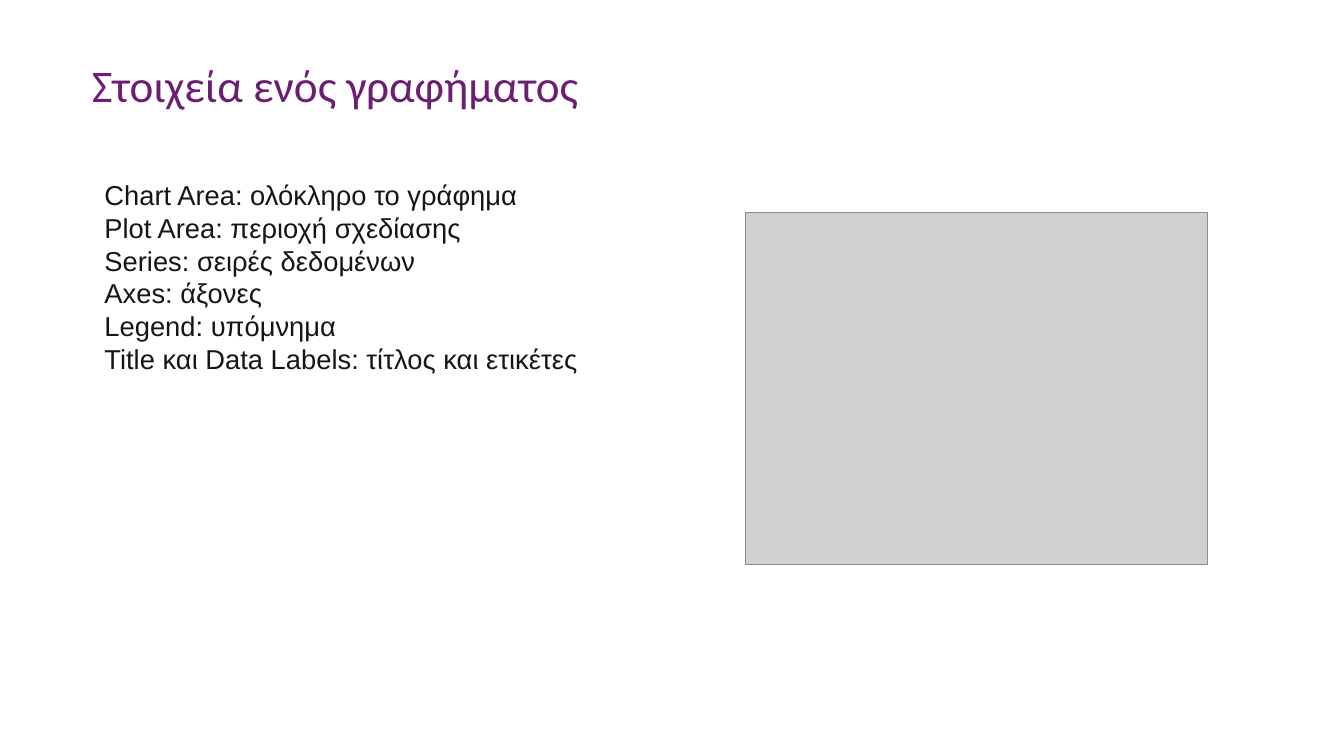
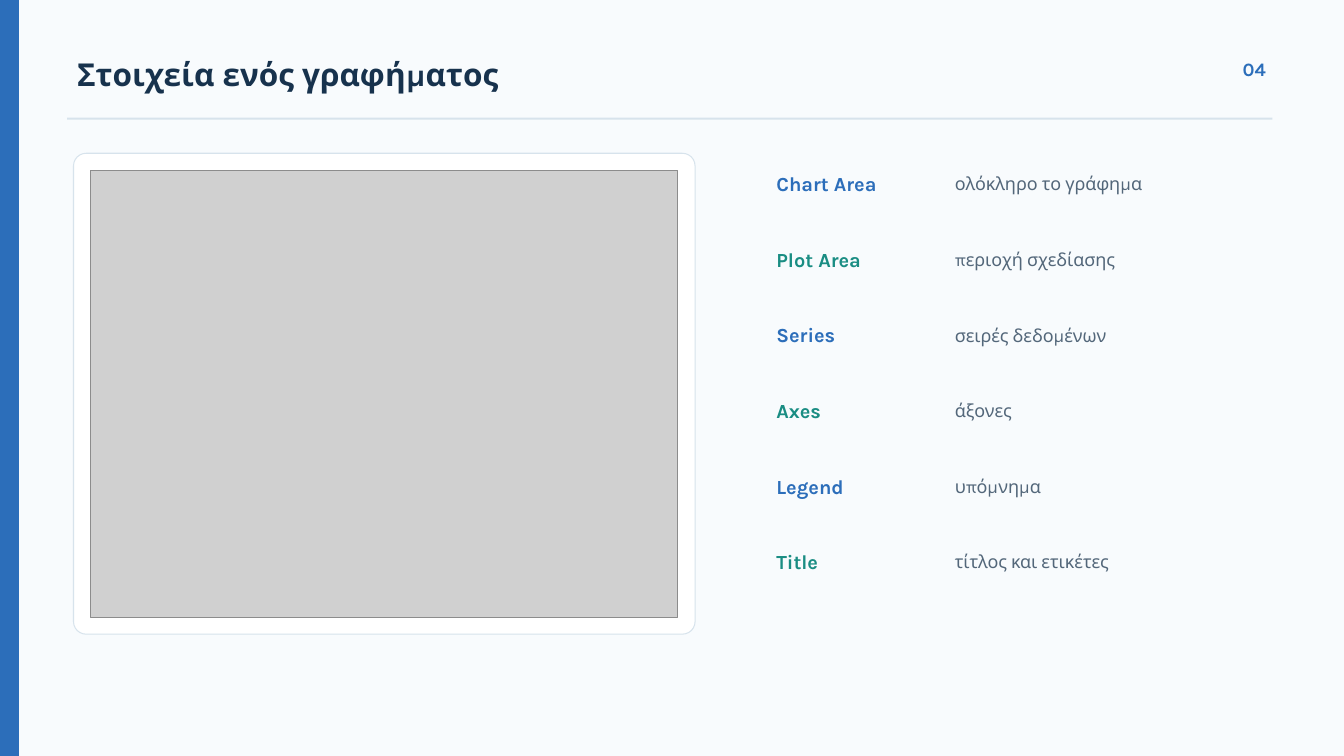
Before and after one commit to aristos32/education, a slide deck: slide 4 of schools-presentations/B Gymnasiou/B41M13 - Δημιουργία Γραφημάτων.pptx. Drawn at 1344x756 pixels with LibreOffice and Linux fonts; fonts in the diff are those of the drawing; grey boxes stand for pictures. Boxes give left, top, right and bottom in pixels: in the first picture for what was removed or moved away, otherwise in the second. Text is boxed around its words. In the diff, an @@ line names an element or a change of style, - is before the commit and + after.

```diff
--- a/schools-presentations/B Gymnasiou/B41M13 - Δημιουργία Γραφημάτων.pptx
+++ b/schools-presentations/B Gymnasiou/B41M13 - Δημιουργία Γραφημάτων.pptx
@@ background #FFFFFF to #F8FBFD @@
@@ rectangle added at box(0, 0, 19, 756), fill #2C6EBA @@
@@ text "Στοιχεία ενός γραφήματος": place and size @@
-text "Στοιχεία ενός γραφήματος" at box(92, 70, 578, 110)
+text "Στοιχεία ενός γραφήματος" at box(77, 61, 294, 94)
@@ text "Στοιχεία ενός γραφήματος" at box(77, 61, 294, 94): size 32.2 to 22.5 pt, font Calibri to Karla, text colour #6B1E72 to #17324D, bold on; vertical alignment top to middle @@
@@ text added at box(1243, 63, 1266, 77), 13.5 pt, text #2C6EBA, bold @@
+04
@@ rectangle added at box(68, 118, 1273, 120), fill #D7E3EC @@
@@ rounded rectangle added at box(74, 153, 696, 634), fill #FFFFFF, outline #D7E3EC 0.75 pt @@
@@ picture: place and size @@
-picture at box(746, 213, 1208, 565)
+picture at box(91, 170, 679, 618)
@@ text added at box(776, 177, 877, 192), 14.2 pt, text #2C6EBA, bold @@
+Chart Area
@@ text added at box(955, 175, 1061, 195), 12.8 pt, text #53677A @@
+ολόκληρο το γράφημα
@@ text removed at box(104, 184, 577, 374) @@
-Chart Area: ολόκληρο το γράφημα
-Plot Area: περιοχή σχεδίασης
-Series: σειρές δεδομένων
-Axes: άξονες
-Legend: υπόμνημα
-Title και Data Labels: τίτλος και ετικέτες
@@ text added at box(776, 253, 861, 268), 14.2 pt, text #1A8D83, bold @@
+Plot Area
@@ text added at box(1027, 251, 1115, 271), 12.8 pt, text #53677A @@
+περιοχή σχεδίασης
@@ text added at box(776, 328, 835, 343), 14.2 pt, text #2C6EBA, bold @@
+Series
@@ text added at box(955, 327, 1009, 347), 12.8 pt, text #53677A @@
+σειρές δεδομένων
@@ text added at box(776, 405, 821, 419), 14.2 pt, text #1A8D83, bold @@
+Axes
@@ text added at box(955, 402, 1012, 421), 12.8 pt, text #53677A @@
+άξονες
@@ text added at box(946, 469, 1229, 504), 12.8 pt, text #53677A @@
+υπόμνημα
@@ text added at box(776, 480, 843, 499), 14.2 pt, text #2C6EBA, bold @@
+Legend
@@ text added at box(776, 555, 818, 570), 14.2 pt, text #1A8D83, bold @@
+Title
@@ text added at box(955, 553, 1108, 572), 12.8 pt, text #53677A @@
+τίτλος και ετικέτες
```
Also in this commit, not shown: 5 other slides changed, 2 slides added, 2 slides removed, 15 other files.
